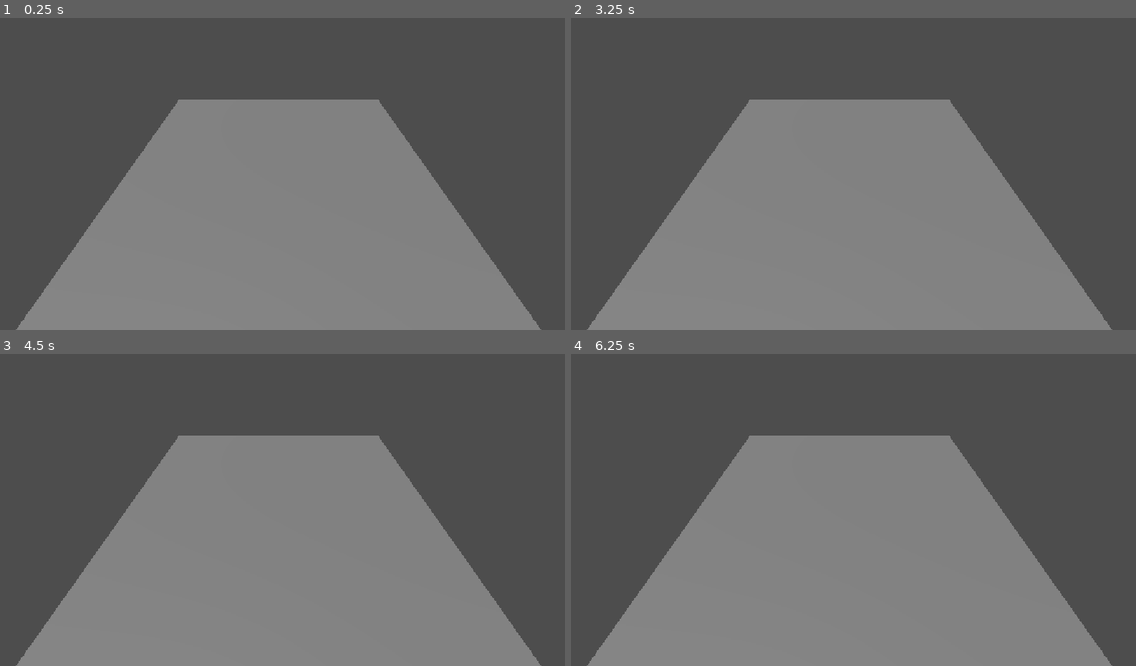
Above: before the commit, frames 1-4 (two rows, left to right).
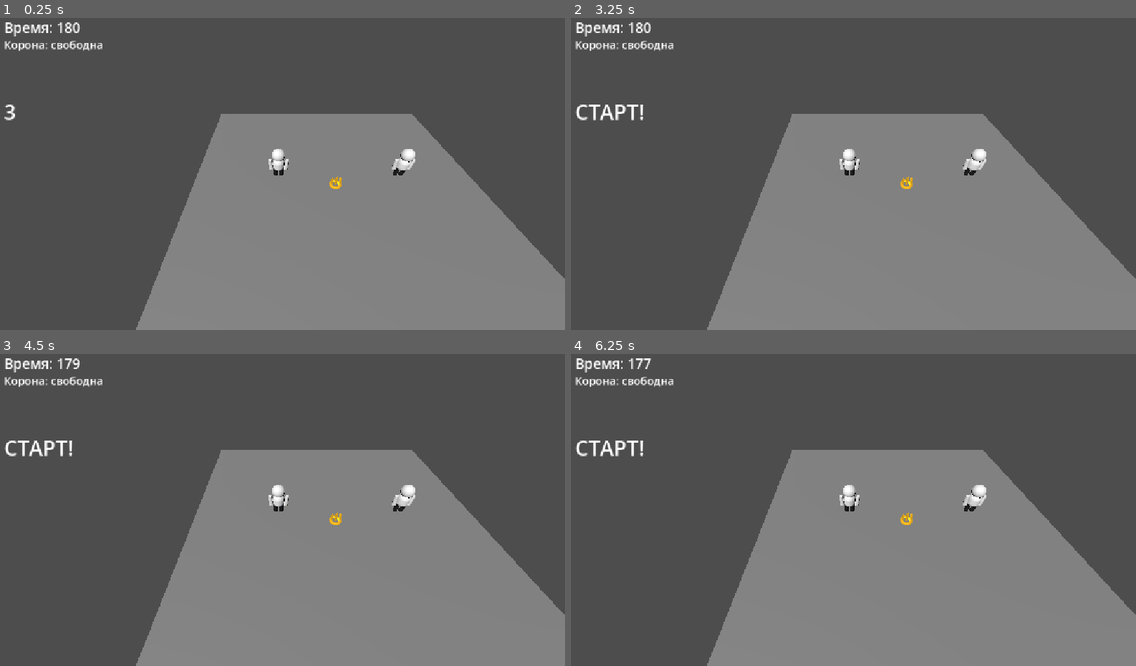
Above: after the commit, the same moments.

Repository: denisyltanovmagamed-netizen/PROJECT-01-CROWN
Game: Godot game, scene res://scenes/main/main.tscn
The game is run twice, just before and just after one commit, with the same random seed, the same clock (stepped at 60 frames per second) and the same inputs.
Inputs:
- Up to frame 1 (0.25 s): no input
- Up to frame 2 (3.25 s): tap Enter at 0.5, 2 s; hold Right (ui_right) 0.53-1.28 s; tap Space at 1.25, 2.75 s; hold Down (ui_down) 1.28-2.03 s; hold Right (ui_right) 2.03-2.78 s; hold Up (ui_up) from 2.78 s (still down)
- Up to frame 3 (4.5 s): tap Enter at 3.5 s; release Up (ui_up) at 3.53 s; hold Left (ui_left) from 3.53 s (still down)
- Up to frame 4 (6.25 s): tap Space at 5 s; release Left (ui_left) at 5.03 s; hold Down (ui_down) 5.03-5.78 s; hold Right (ui_right) from 5.78 s (still down)

The runs differ from the first frame. In frame 1, 18% of the frame differs, in the area x 0-100%, y 1-100%; in frame 2, 19%; in frame 3, 19%; in frame 4, 19%.
Error before the commit: Parse Error: Could not preload resource script "res://scripts/game/game_manager.gd". (res://scripts/main/main.gd:5)
Error after the commit: Invalid assignment of property or key 'material_override' with value of type 'StandardMaterial3D' on a base object of type 'null instance'. (res://scripts/main…

Commit message:
Update crown MVP gameplay: scripts/game/game_manager.gd

Diff:
--- a/scripts/game/game_manager.gd
+++ b/scripts/game/game_manager.gd
@@ -1,16 +1,23 @@
 extends Node
 
-const ROUND_TIME := 60.0
-const STEAL_DISTANCE := 1.8
-const STEAL_COOLDOWN := 0.75
-
-var round_time := ROUND_TIME
-var steal_cooldown := 0.0
-var crown_holder: CharacterBody3D
+const ROUND_TIME: float = 180.0
+const CLAIM_DISTANCE: float = 1.35
+const STEAL_DISTANCE: float = 1.8
+const STEAL_COOLDOWN: float = 0.75
+const COUNTDOWN_TIME: float = 3.0
+
+var round_time: float = ROUND_TIME
+var countdown_time: float = COUNTDOWN_TIME
+var steal_cooldown: float = 0.0
+var crown_holder: CharacterBody3D = null
 var players: Array[CharacterBody3D] = []
 var scores: Dictionary = {}
+var round_started: bool = false
+var round_finished: bool = false
 
 var crown: Node3D
+var crown_start_position: Vector3
+
 var timer_label: Label
 var owner_label: Label
 var score_label: Label
@@ -19,26 +26,61 @@
 func setup(new_players: Array[CharacterBody3D], new_crown: Node3D) -> void:
     players = new_players
     crown = new_crown
+    crown_start_position = Vector3(0.0, 1.35, 0.0)
+
     for player in players:
         scores[player.name] = 0.0
-    if players.size() > 0:
-        _set_crown_holder(players[0])
+        player.set_meta("crown_holder", false)
+        player.set_movement_enabled(false)
+
+    crown_holder = null
+    crown.global_position = crown_start_position
+
+    _update_ui()
+    status_label.text = "3"
 
 func _process(delta: float) -> void:
-    if players.is_empty() or crown_holder == null:
-        return
-
-    round_time = max(0.0, round_time - delta)
-    steal_cooldown = max(0.0, steal_cooldown - delta)
-    scores[crown_holder.name] += delta
-
-    _update_crown()
-    _check_steal()
+    if round_finished:
+        return
+
+    if not round_started:
+        countdown_time -= delta
+        var countdown_number: int = int(ceil(countdown_time))
+
+        if countdown_number > 0:
+            status_label.text = str(countdown_number)
+        else:
+            round_started = true
+            for player in players:
+                player.set_movement_enabled(true)
+            status_label.text = "СТАРТ!"
+
+        _update_ui()
+        return
+
+    round_time = maxf(0.0, round_time - delta)
+    steal_cooldown = maxf(0.0, steal_cooldown - delta)
+
+    if crown_holder != null:
+        scores[crown_holder.name] += delta
+        _update_crown()
+        _check_steal()
+    else:
+        _check_claim()
+
+    _update_ai_targets()
     _update_ui()
 
     if round_time <= 0.0:
         _finish_round()
 
+func _check_claim() -> void:
+    for player in players:
+        if player.global_position.distance_to(crown_start_position) <= CLAIM_DISTANCE:
+            _set_crown_holder(player)
+            status_label.text = "%s забрал корону!" % player.name
+            return
+
 func _check_steal() -> void:
     if steal_cooldown > 0.0:
         return
@@ -46,6 +88,7 @@
     for player in players:
         if player == crown_holder:
             continue
+
         if player.global_position.distance_to(crown_holder.global_position) <= STEAL_DISTANCE:
             _set_crown_holder(player)
             steal_cooldown = STEAL_COOLDOWN
@@ -55,36 +98,82 @@
 func _set_crown_holder(player: CharacterBody3D) -> void:
     if crown_holder != null:
         crown_holder.set_meta("crown_holder", false)
+
     crown_holder = player
     crown_holder.set_meta("crown_holder", true)
-    if status_label != null:
-        status_label.text = "%s владеет короной" % crown_holder.name
 
 func _update_crown() -> void:
     if crown == null or crown_holder == null:
         return
-    crown.global_position = crown_holder.global_position + Vector3(0, 2.0, 0)
+
+    crown.global_position = crown_holder.global_position + Vector3(0.0, 2.35, 0.0)
     crown.rotate_y(2.5 * get_process_delta_time())
+
+func _update_ai_targets() -> void:
+    if not round_started:
+        return
+
+    if crown_holder == null:
+        for player in players:
+            if player.is_dummy:
+                player.set_crown_target(crown)
+        return
+
+    for player in players:
+        if not player.is_dummy:
+            continue
+
+        if player == crown_holder:
+            var nearest_opponent: CharacterBody3D = _find_nearest_opponent(player)
+            player.set_target(nearest_opponent)
+        else:
+            player.set_target(crown_holder)
+
+func _find_nearest_opponent(from_player: CharacterBody3D) -> CharacterBody3D:
+    var nearest: CharacterBody3D = null
+    var nearest_distance: float = INF
+
+    for player in players:
+        if player == from_player:
+            continue
+
+        var distance: float = from_player.global_position.distance_to(player.global_position)
+        if distance < nearest_distance:
+            nearest_distance = distance
+            nearest = player
+
+    return nearest
 
 func _update_ui() -> void:
     if timer_label != null:
-        timer_label.text = "Время: %02d" % int(ceil(round_time))
+        timer_label.text = "Время: %03d" % int(ceil(round_time))
+
     if owner_label != null:
-        owner_label.text = "Корона: %s" % crown_holder.name
+        if crown_holder == null:
+            owner_label.text = "Корона: свободна"
+        else:
+            owner_label.text = "Корона: %s" % crown_holder.name
+
     if score_label != null:
         var lines: Array[String] = []
         for player in players:
-            lines.append("%s: %d с" % [player.name, int(scores[player.name]))])
+            lines.append("%s: %d с" % [player.name, int(scores[player.name])])
         score_label.text = "\n".join(lines)
 
 func _finish_round() -> void:
-    set_process(false)
-    status_label.text = "Раунд окончен"
-    var winner: String = crown_holder.name
+    round_finished = true
+
+    for player in players:
+        player.set_movement_enabled(false)
+
+    status_label.text = "РАУНД ОКОНЧЕН"
+
+    var winner: String = players[0].name
     for player in players:
         if scores[player.name] > scores[winner]:
             winner = player.name
-    owner_label.text = "Победил по времени: %s" % winner
+
+    owner_label.text = "Больше всего времени: %s" % winner
 
 func create_ui(parent: Node) -> void:
     var layer := CanvasLayer.new()
@@ -107,5 +196,5 @@
 
     status_label = Label.new()
     status_label.position = Vector2(24, 180)
-    status_label.add_theme_font_size_override("font_size", 24)
+    status_label.add_theme_font_size_override("font_size", 42)
     layer.add_child(status_label)
